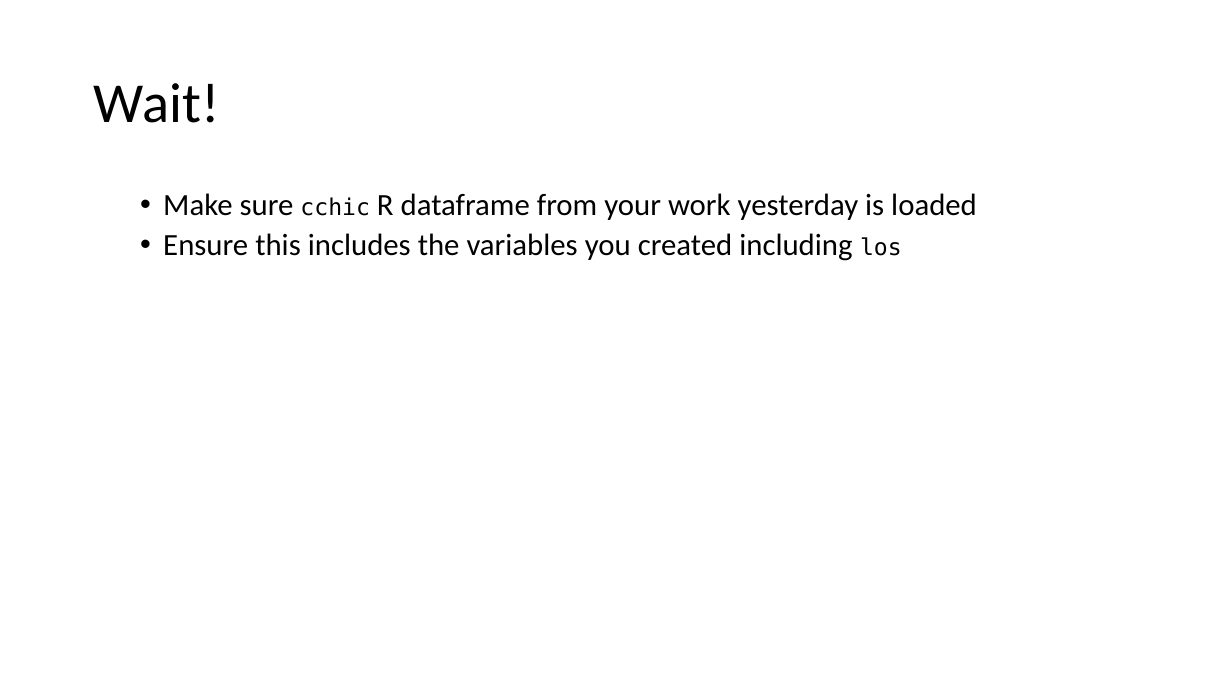
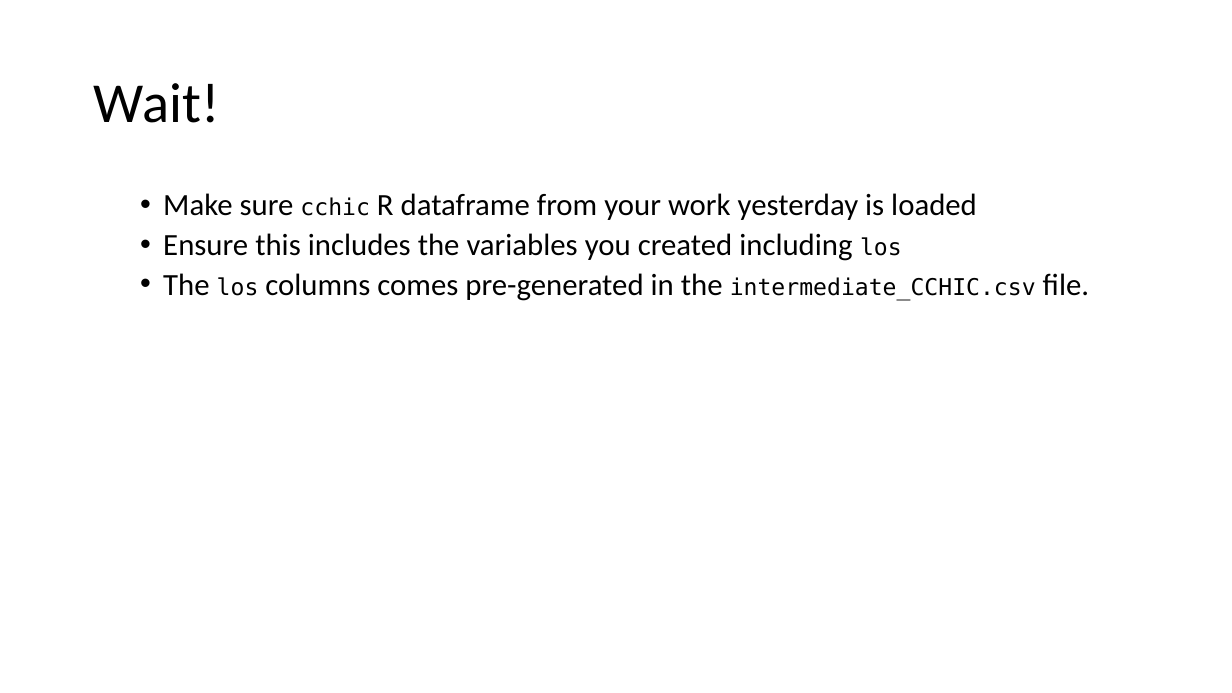
Before and after one commit to ClinicianCoders/ClinicianCoders, a slide deck: slide 4 of Workshops/Workshop6.pptx. Drawn at 1232x693 pixels with LibreOffice and Linux fonts; fonts in the diff are those of the drawing. Boxes give left, top, right and bottom in pixels: in the first picture for what was removed or moved away, otherwise in the second. Text is boxed around its words. In the diff, an @@ line names an element or a change of style, - is before the commit and + after.

```diff
--- a/Workshops/Workshop6.pptx
+++ b/Workshops/Workshop6.pptx
@@ text at [163,273,1089,301]: paragraph added @@
+  • The los columns comes pre-generated in the intermediate_CCHIC.csv file.
```
Also in this commit, not shown: 9 other slides changed, 3 slides removed, 7 other files.
